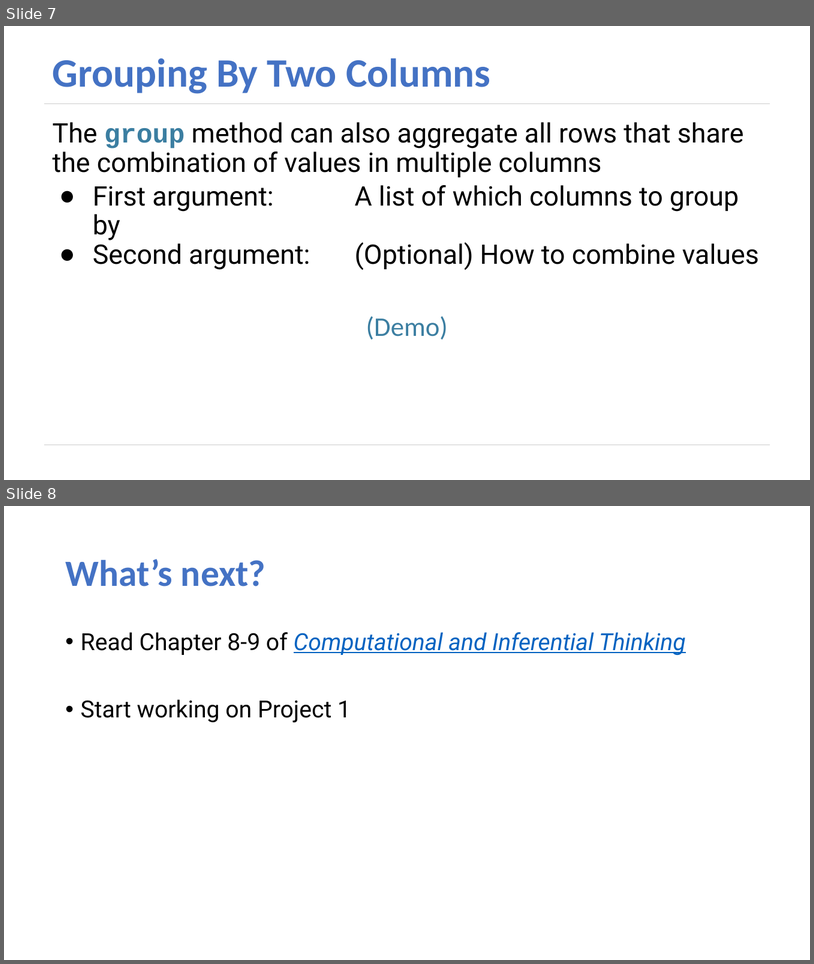
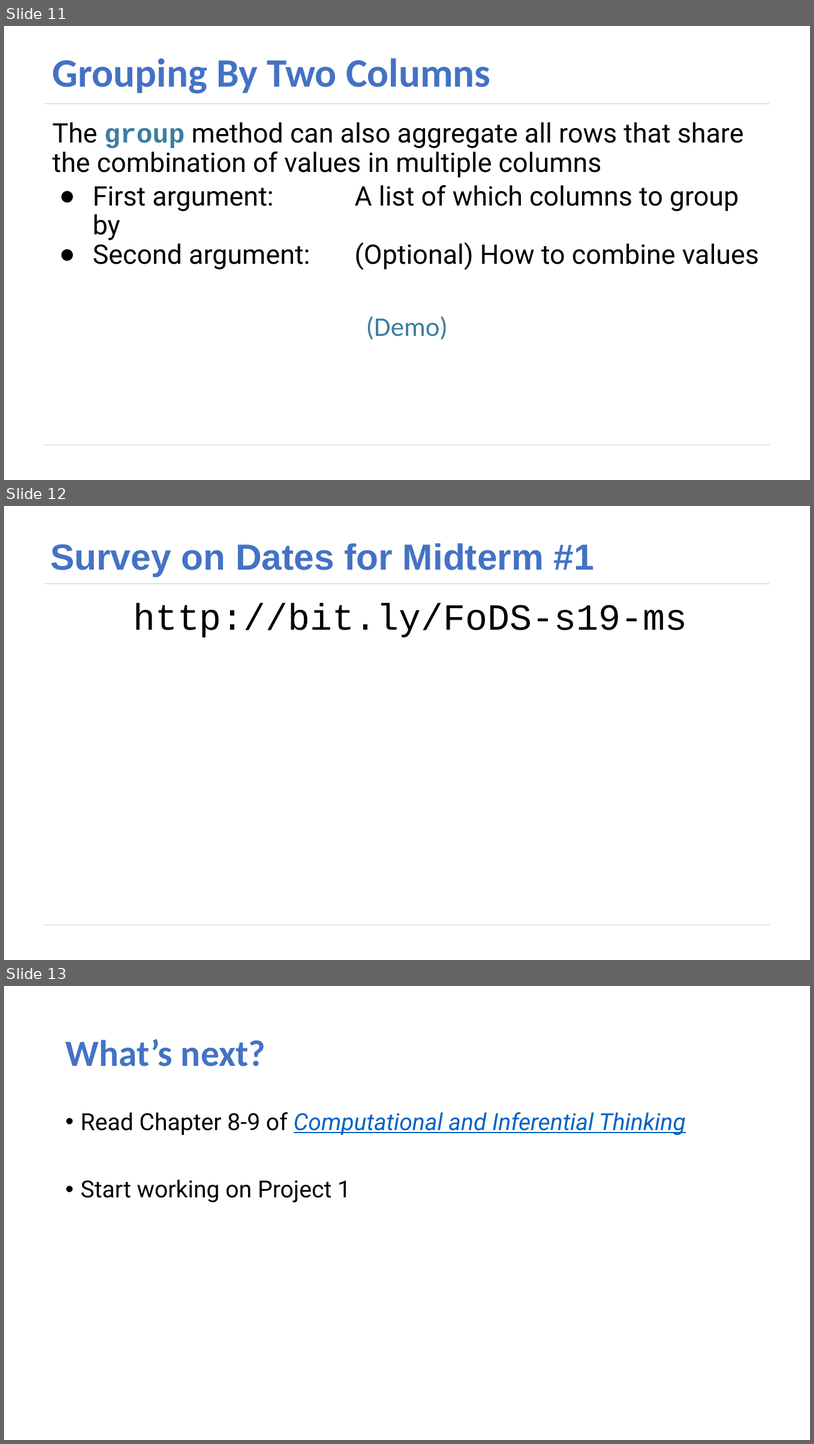
Before and after one commit to DukeCS/FoDS-s19, a slide deck: lec/05-func.pptx. Shown one above the other, each under a label of ours: slides 7 and 8 before the commit, slides 11, 12 and 13 after it. The pictures are 814x964 and 814x1444 pixels, drawn with LibreOffice and Linux fonts; fonts in the diff are those of the drawing. Boxes give left, top, right and bottom in pixels: in the first picture for what was removed or moved away, otherwise in the second. Text is boxed around its words. In the diff, an @@ line names an element or a change of style, - is before the commit and + after.

```diff
--- a/lec/05-func.pptx
+++ b/lec/05-func.pptx
@@ slide 12 added at (4,506,810,960), background #FFFFFF; not listed: 2 template elements that a slide beside it also shows @@
@@ title added at (50,543,594,576), 43.2 pt, text #4472C4, bold @@
+Survey on Dates for Midterm #1
@@ text added at (133,603,687,637), 44 pt, text #000000 @@
+http://bit.ly/FoDS-s19-ms
@@ what was slide 7 is now slide 11 @@
@@ what was slide 8 is now slide 13 @@
```
Also in this commit, not shown: 1 slide changed, 4 other slides added, 25 other files.
